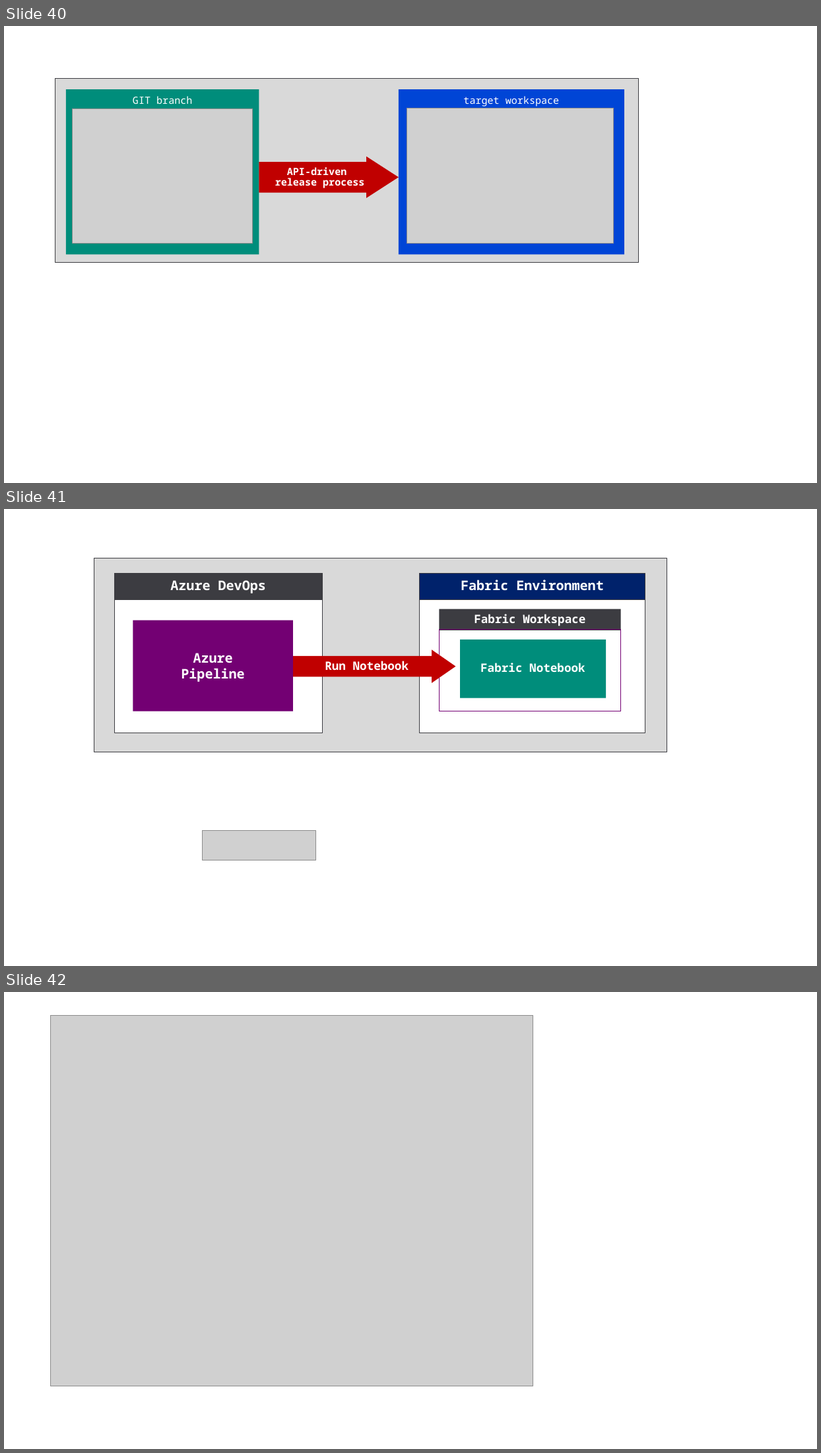
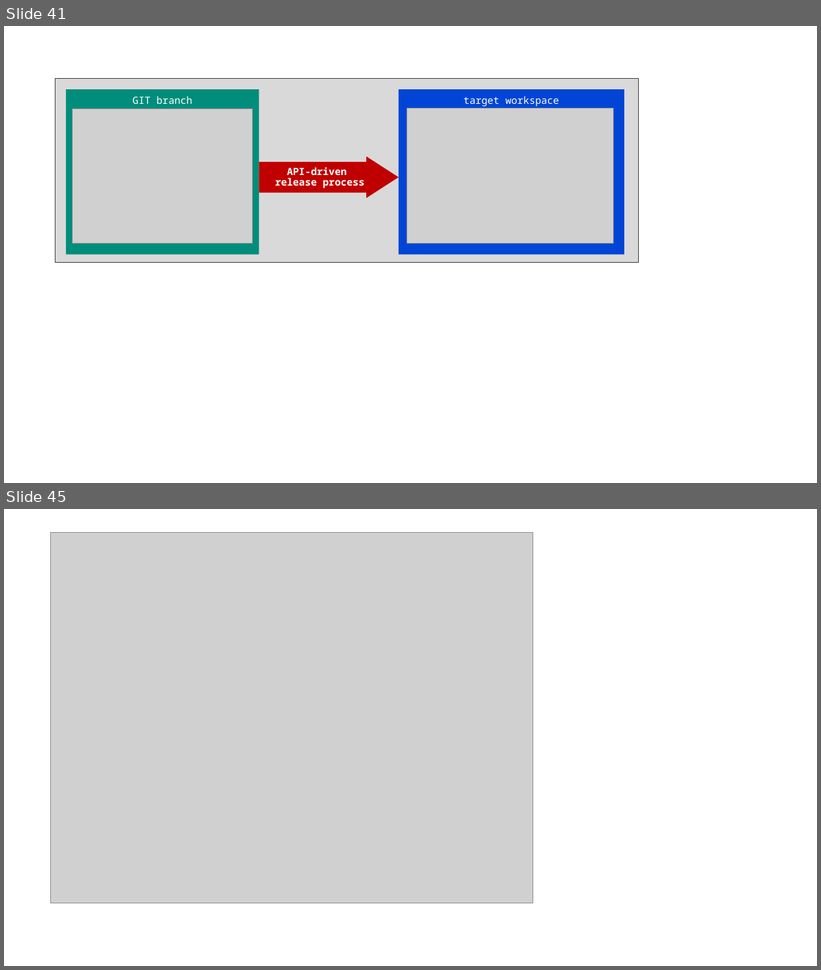
Before and after one commit to FabricDevCamp/fabric-cicd-whitepaper, a slide deck: Part 1 - Overview of Fabric CICD.pptx. Shown one above the other, each under a label of ours: slides 40, 41 and 42 before the commit, slides 41 and 45 after it; the slides between them are not shown. The pictures are 821x1453 and 821x970 pixels, drawn with LibreOffice and Linux fonts; fonts in the diff are those of the drawing; grey boxes stand for pictures. Boxes give left, top, right and bottom in pixels: in the first picture for what was removed or moved away, otherwise in the second. Text is boxed around its words. In the diff, an @@ line names an element or a change of style, - is before the commit and + after.

```diff
--- a/Part 1 - Overview of Fabric CICD.pptx
+++ b/Part 1 - Overview of Fabric CICD.pptx
@@ slide 41 removed at [4,509,817,966], background #FFFFFF @@
@@ rectangle removed at [94,559,667,753] @@
@@ rectangle removed at [114,573,322,600] @@
-Azure DevOps
@@ rectangle removed at [420,573,645,600] @@
-Fabric Environment
@@ rectangle removed at [114,599,322,733] @@
@@ rectangle removed at [420,599,645,733] @@
@@ rectangle removed at [133,620,293,711] @@
-Azure
-Pipeline
@@ rectangle removed at [439,609,621,630] @@
-Fabric Workspace
@@ rectangle removed at [439,629,621,711] @@
@@ rectangle removed at [460,639,606,698] @@
-Fabric Notebook
@@ right arrow removed at [293,650,456,683] @@
-Run Notebook
@@ picture removed at [203,830,316,861] @@
@@ what was slide 40 is now slide 41 @@
@@ what was slide 42 is now slide 45 @@
```
Also in this commit, not shown: 8 slides changed, 7 slides added, 3 other slides removed, 1 other file.
